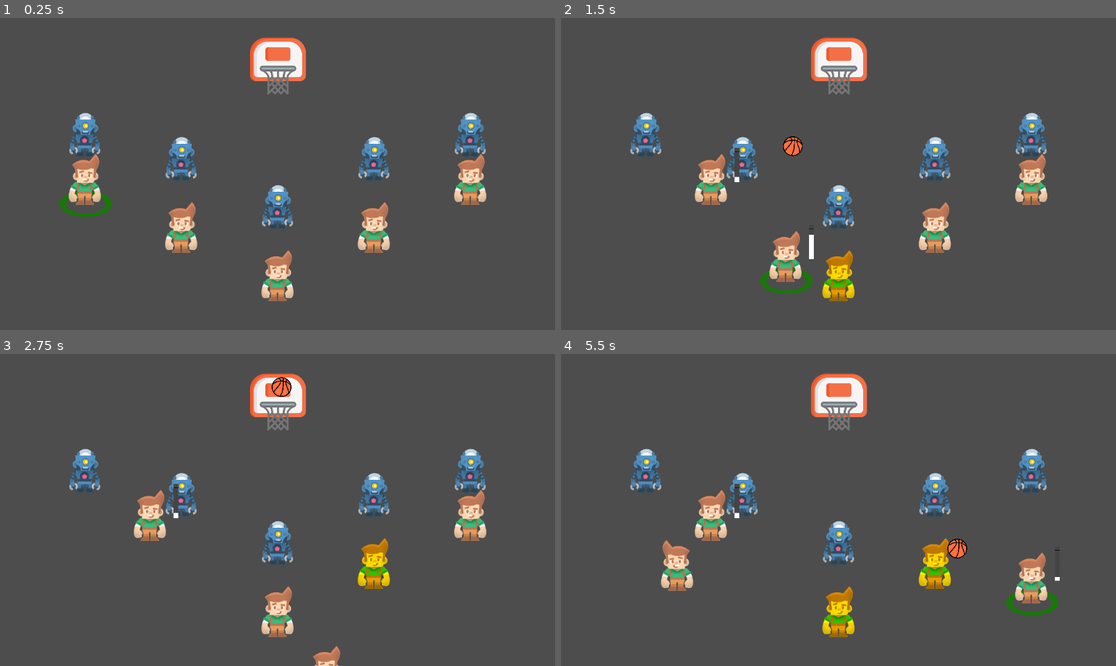
Above: before the commit, frames 1-4 (two rows, left to right).
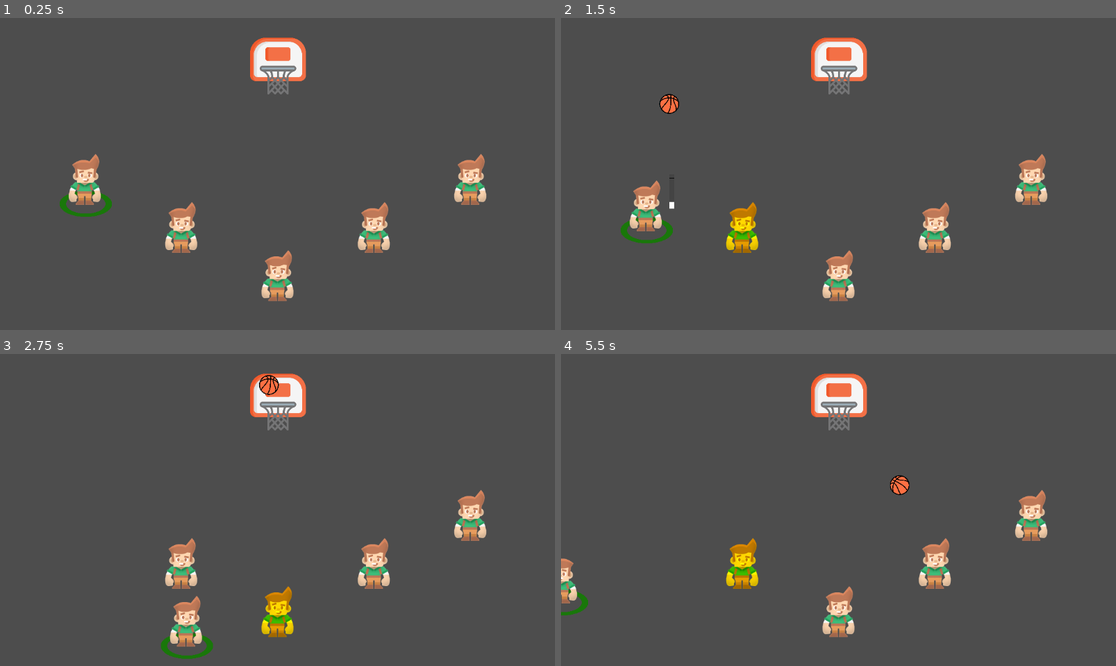
Above: after the commit, the same moments.

Repository: david8zhang/baller-quest-godot
Game: Godot game, scene res://scenes/Main.tscn
Two runs of this game, one before a commit and one after it. Both use one fixed random seed, a clock stepped at 60 frames per second and the inputs below.
Inputs:
- Up to frame 1 (0.25 s): no input
- Up to frame 2 (1.5 s): tap Enter at 0.5 s; hold Right (move_right) 0.53-1.28 s; hold F (shoot_ball) 0.53-1.28 s; tap Space (pass) at 0.6 s; hold Down (move_down) from 1.28 s (still down); tap F (shoot_ball) at 1.35 s
- Up to frame 3 (2.75 s): tap Space (pass) at 1.55, 2.1 s; release Down (move_down) at 2.03 s; hold Right (move_right) from 2.03 s (still down); hold F (shoot_ball) from 2.03 s (still down)
- Up to frame 4 (5.5 s): release Right (move_right) at 2.78 s; release F (shoot_ball) at 2.78 s; hold Up (move_up) 2.78-3.53 s; tap F (shoot_ball) at 2.85, 4.35 s; tap Space (pass) at 3.05, 3.6, 4.55, 5.1 s; hold F (shoot_ball) 3.53-4.28 s; hold Left (move_left) 3.53-5.03 s; hold Down (move_down) from 5.03 s (still down); hold F (shoot_ball) from 5.03 s (still down)

The runs differ from the first frame. In frame 1, 2.6% of the frame differs, in the area x 12-88%, y 30-68%; in frame 2, 6.8%; in frame 3, 6.5%; in frame 4, 8.2%, in the area x 0-90%, y 30-91%.

Commit message:
fix ball collision logic, finish migration of player behavior to state machine

Diff:
--- a/prefab/Ball.tscn
+++ b/prefab/Ball.tscn
@@ -7,14 +7,17 @@
 friction = 0.5
 bounce = 0.7
 
-[sub_resource type="CircleShape2D" id="CircleShape2D_yclt3"]
+[sub_resource type="CircleShape2D" id="CircleShape2D_sivpb"]
+radius = 20.025
+
+[sub_resource type="CircleShape2D" id="CircleShape2D_3dfsa"]
 radius = 20.0
 
-[sub_resource type="CircleShape2D" id="CircleShape2D_csasp"]
-radius = 21.0
+[sub_resource type="CircleShape2D" id="CircleShape2D_hka22"]
+radius = 20.025
 
 [node name="Ball" type="RigidBody2D"]
-collision_layer = 10
+collision_layer = 4
 collision_mask = 10
 mass = 0.01
 physics_material_override = SubResource("PhysicsMaterial_kua0q")
@@ -27,26 +30,24 @@
 scale = Vector2(0.08, 0.08)
 texture = ExtResource("1_1fnjy")
 
-[node name="Collider" type="CollisionShape2D" parent="."]
-shape = SubResource("CircleShape2D_yclt3")
-disabled = true
-debug_color = Color(0, 0.6, 0.701961, 0.419608)
+[node name="CollisionShape2D" type="CollisionShape2D" parent="."]
+shape = SubResource("CircleShape2D_sivpb")
+debug_color = Color(0.870588, 0.34902, 0, 0.419608)
 
-[node name="MakeDetector" type="Area2D" parent="."]
-collision_layer = 2
-collision_mask = 2
+[node name="NetDetector" type="Area2D" parent="."]
+collision_layer = 16
+collision_mask = 16
+priority = 100
 
-[node name="CollisionShape2D" type="CollisionShape2D" parent="MakeDetector"]
-position = Vector2(-1, 0)
-shape = SubResource("CircleShape2D_yclt3")
+[node name="CollisionShape2D" type="CollisionShape2D" parent="NetDetector"]
+shape = SubResource("CircleShape2D_3dfsa")
+debug_color = Color(0.968627, 0, 0.462745, 0.419608)
 
 [node name="PlayerDetector" type="Area2D" parent="."]
-collision_layer = 4
-collision_mask = 4
 
 [node name="CollisionShape2D" type="CollisionShape2D" parent="PlayerDetector"]
-shape = SubResource("CircleShape2D_csasp")
+shape = SubResource("CircleShape2D_hka22")
+debug_color = Color(0, 0.65098, 0.152941, 0.419608)
 
-[connection signal="body_entered" from="." to="." method="_on_body_entered"]
-[connection signal="body_entered" from="MakeDetector" to="." method="_on_make_detector_body_entered"]
+[connection signal="area_entered" from="NetDetector" to="." method="_on_net_detector_area_entered"]
 [connection signal="body_entered" from="PlayerDetector" to="." method="_on_player_detector_body_entered"]
--- a/prefab/Hoop.tscn
+++ b/prefab/Hoop.tscn
@@ -7,8 +7,8 @@
 [sub_resource type="RectangleShape2D" id="RectangleShape2D_w45wc"]
 size = Vector2(76, 12)
 
-[sub_resource type="RectangleShape2D" id="RectangleShape2D_8uert"]
-size = Vector2(46, 4)
+[sub_resource type="RectangleShape2D" id="RectangleShape2D_v8qat"]
+size = Vector2(44, 20)
 
 [node name="Hoop" type="StaticBody2D"]
 collision_layer = 2
@@ -27,16 +27,14 @@
 texture = ExtResource("3_2xbwd")
 
 [node name="RimCollider" type="CollisionShape2D" parent="."]
-position = Vector2(1, 8)
+position = Vector2(1, 6)
 shape = SubResource("RectangleShape2D_w45wc")
 
-[node name="NetCollider" type="StaticBody2D" parent="."]
-position = Vector2(1, 22)
-rotation = 3.14159
-collision_layer = 2
-collision_mask = 2
+[node name="NetCollisionArea" type="Area2D" parent="."]
+position = Vector2(1, 8)
+collision_layer = 16
+collision_mask = 16
 
-[node name="CollisionShape2D" type="CollisionShape2D" parent="NetCollider"]
-position = Vector2(-3.57628e-07, 4)
-shape = SubResource("RectangleShape2D_8uert")
-one_way_collision = true
+[node name="CollisionShape2D" type="CollisionShape2D" parent="NetCollisionArea"]
+position = Vector2(0, 14)
+shape = SubResource("RectangleShape2D_v8qat")
--- a/prefab/Player.tscn
+++ b/prefab/Player.tscn
@@ -1,18 +1,22 @@
-[gd_scene load_steps=8 format=3 uid="uid://din6tp3j6rrfm"]
+[gd_scene load_steps=12 format=3 uid="uid://din6tp3j6rrfm"]
 
 [ext_resource type="Script" path="res://scripts/Player.gd" id="1_qur1a"]
 [ext_resource type="PackedScene" uid="uid://dkmpdmo4w8tpt" path="res://prefab/Ball.tscn" id="2_pi8my"]
 [ext_resource type="Texture2D" uid="uid://dwne2fcrdtkcx" path="res://sprites/player.png" id="2_qrr0q"]
 [ext_resource type="PackedScene" uid="uid://n7coqxnadm1g" path="res://prefab/ShotMeter.tscn" id="3_enltj"]
 [ext_resource type="Texture2D" uid="uid://bc1nvo2dt4ao6" path="res://sprites/highlight.png" id="4_mjso6"]
+[ext_resource type="Script" path="res://scripts/fsm/IdleState.gd" id="6_1wvpm"]
+[ext_resource type="Script" path="res://scripts/fsm/StateMachine.gd" id="6_32c0f"]
+[ext_resource type="Script" path="res://scripts/fsm/ShootState.gd" id="6_gja4w"]
 [ext_resource type="Script" path="res://scripts/fsm/MoveState.gd" id="6_rdlcp"]
+[ext_resource type="Script" path="res://scripts/fsm/PassState.gd" id="6_ugi36"]
 
 [sub_resource type="CapsuleShape2D" id="CapsuleShape2D_8n74s"]
 radius = 30.0
 height = 112.0
 
 [node name="Player" type="RigidBody2D"]
-collision_layer = 4
+collision_mask = 0
 gravity_scale = 0.0
 script = ExtResource("1_qur1a")
 ball_scene = ExtResource("2_pi8my")
@@ -37,10 +41,17 @@
 texture = ExtResource("2_qrr0q")
 
 [node name="StateMachine" type="Node2D" parent="."]
+script = ExtResource("6_32c0f")
+initial_state = NodePath("IdleState")
 
-[node name="Pass" type="Node" parent="StateMachine"]
+[node name="PassState" type="Node" parent="StateMachine"]
+script = ExtResource("6_ugi36")
 
-[node name="Shoot" type="Node" parent="StateMachine"]
+[node name="ShootState" type="Node" parent="StateMachine"]
+script = ExtResource("6_gja4w")
 
-[node name="Move" type="Node" parent="StateMachine"]
+[node name="MoveState" type="Node" parent="StateMachine"]
 script = ExtResource("6_rdlcp")
+
+[node name="IdleState" type="Node" parent="StateMachine"]
+script = ExtResource("6_1wvpm")
--- a/scenes/Main.tscn
+++ b/scenes/Main.tscn
@@ -1,10 +1,8 @@
-[gd_scene load_steps=7 format=3 uid="uid://dsr0v11ggewrq"]
+[gd_scene load_steps=5 format=3 uid="uid://dsr0v11ggewrq"]
 
 [ext_resource type="PackedScene" uid="uid://din6tp3j6rrfm" path="res://prefab/Player.tscn" id="1_rkvvu"]
 [ext_resource type="Script" path="res://scripts/PlayerManager.gd" id="1_xoi36"]
 [ext_resource type="PackedScene" uid="uid://bp4p74n22uoph" path="res://prefab/Hoop.tscn" id="3_4jcto"]
-[ext_resource type="Script" path="res://scripts/CPUManager.gd" id="4_8ecna"]
-[ext_resource type="PackedScene" uid="uid://bxfoqfrn833gb" path="res://prefab/CPU.tscn" id="5_aej1m"]
 
 [sub_resource type="SegmentShape2D" id="SegmentShape2D_b25lt"]
 a = Vector2(-600, 2.08165e-12)
@@ -20,11 +18,6 @@
 script = ExtResource("1_xoi36")
 player_scene = ExtResource("1_rkvvu")
 
-[node name="CPUManager" type="Node2D" parent="."]
-y_sort_enabled = true
-script = ExtResource("4_8ecna")
-cpu_scene = ExtResource("5_aej1m")
-
 [node name="Hoop" parent="." instance=ExtResource("3_4jcto")]
 position = Vector2(2.08165e-12, -225)
 
--- a/scripts/Ball.gd
+++ b/scripts/Ball.gd
@@ -1,45 +1,34 @@
 class_name Ball
 extends RigidBody2D
 
-@onready var collider = $Collider
-@onready var floor_collider = $FloorCollider
-@onready var make_collider: CollisionShape2D = $MakeDetector/CollisionShape2D
-@onready var player_collider: CollisionShape2D = $PlayerDetector/CollisionShape2D
-@onready var player_detector: Area2D = $PlayerDetector
-
 var screen_size
+@onready var collider = $CollisionShape2D
+@onready var net_detector = $NetDetector/CollisionShape2D
+@onready var player_detector = $PlayerDetector/CollisionShape2D
 
 func _ready():
 	screen_size = get_viewport_rect().size
-	player_collider.disabled = true
 
 
-func enable_collision():
-	collider.set_deferred("disabled", false)
-	make_collider.set_deferred("disabled", true)
+func enable_collider():
+	set_collision_mask_value(2, true)
+	set_collision_mask_value(4, true)
 
 
-func disable_collision():
-	collider.set_deferred("disabled", true)
-	make_collider.set_deferred("disabled", false)
+func disable_collider():
+	set_collision_mask_value(2, false)
+	set_collision_mask_value(4, false)
 
 
-func _on_player_detector_body_entered(body):
-	var player = body as Player
-	player.handle_ball_collision(self)
+func disable_player_detector():
+	player_detector.set_deferred("disabled", true)
 
 
-# logic for when ball colliders with hoop on makes
-func _on_make_detector_body_entered(body: Node2D):
-	if body.name == "NetCollider":
-		# Slow down ball (to simulate colliding with the net)
-		linear_velocity.x = linear_velocity.x * 0.25
-		linear_velocity.y = linear_velocity.y * 0.75
-		enable_collision()
+func enable_player_detector():
+	player_detector.set_deferred("disabled", false)
 
 
 func _physics_process(delta):
-	z_index = 1000
 	screen_size = get_viewport_rect().size
 	var right_bound = screen_size.x / 2
 	var left_bound = -screen_size.x / 2
@@ -48,6 +37,11 @@
 		queue_free()
 
 
-func _on_body_entered(body):
-	if body.name == "Hoop":
-		player_collider.set_deferred("disabled", false)
+func _on_net_detector_area_entered(area):
+	linear_velocity.x = linear_velocity.x * 0.25
+	linear_velocity.y = linear_velocity.y * 0.75
+
+
+func _on_player_detector_body_entered(body):
+	var player = body as Player
+	player.handle_ball_collision(self)
--- a/scripts/Hoop.gd
+++ b/scripts/Hoop.gd
@@ -3,13 +3,5 @@
 
 @onready var net = $Net as Sprite2D
 
-func disable_rim_collider():
-	set_collision_mask_value(3, true)
-	set_collision_layer_value(3, true)
-
-func enable_rim_collider():
-	set_collision_mask_value(2, true)
-	set_collision_layer_value(2, true)
-
-func _process(delta):
+func _ready():
 	net.z_index = 2000
--- a/scripts/Player.gd
+++ b/scripts/Player.gd
@@ -11,6 +11,7 @@
 @onready var hoop: Hoop = get_node("/root/Main/Hoop") as Hoop
 @onready var shot_meter = $ShotMeter as ShotMeter
 @onready var highlight = $Highlight
+@onready var _state_machine: StateMachine = $StateMachine
 
 @export var ball_scene: PackedScene
 var can_gain_possession: bool = true
@@ -19,43 +20,9 @@
 	screen_size = get_viewport_rect().size
 	highlight.visible = false
 
-func _physics_process(delta):
-	if (player_manager.selected_player == self):
-		var velocity = Vector2.ZERO
-		if Input.is_action_pressed("move_right"):
-			velocity.x += 1
-		if Input.is_action_pressed("move_left"):
-			velocity.x -= 1
-		if Input.is_action_pressed("move_down"):
-			velocity.y += 1
-		if Input.is_action_pressed("move_up"):
-			velocity.y -= 1
-		if velocity.length() > 0:
-			velocity = velocity.normalized() * SPEED
-			update_pass_target(velocity)
-		global_position += velocity * delta
-		global_position.x = clamp(global_position.x, -screen_size.x / 2, screen_size.x / 2)
-		global_position.y = clamp(global_position.y, -screen_size.y / 2, screen_size.y / 2)
-		if velocity.x != 0:
-			$Sprite2D.flip_h = velocity.x < 0
-
-		if Input.is_action_pressed("shoot_ball"):
-			if has_ball:
-				shot_meter.fill(2, 0.9)
-				shot_meter.visible = true
 
 func is_selected():
 	return player_manager.selected_player == self
-
-func _unhandled_input(event):
-	if player_manager.selected_player == self and has_ball:
-		if Input.is_action_just_released("shoot_ball"):
-			shot_meter.display_feedback()
-			var shot_result = shot_meter.get_shot_result()
-			shoot_ball(shot_result)
-		if Input.is_action_just_pressed("pass"):
-			if pass_target != null:
-				pass_ball()
 
 
 func update_pass_target(velocity: Vector2):
@@ -72,6 +39,15 @@
 				closest_player = player
 	closest_player.show_pass_cursor()
 	pass_target = closest_player
+
+
+func handle_input(input: InputEvent):
+	if is_selected() and has_ball:
+		if Input.is_action_pressed("shoot_ball"):
+			_state_machine.transition_to("ShootState", {})
+		if Input.is_action_just_pressed("pass"):
+			if pass_target != null:
+				_state_machine.transition_to("PassState", {})
 
 
 func enable_pass_receipt():
@@ -98,6 +74,7 @@
 
 func on_completed_pass():
 	can_gain_possession = true
+	_state_machine.transition_to("IdleState", {})
 
 
 func handle_ball_collision(ball: Ball):
@@ -107,6 +84,7 @@
 		player_manager.switch_to_player(self)
 		has_ball = true
 		ball.queue_free()
+		_state_machine.transition_to("IdleState", {})
 
 
 func shoot_ball(shot_result: ShotMeter.SHOT_RESULT):
@@ -114,16 +92,14 @@
 	var ball = ball_scene.instantiate() as Ball
 	ball.global_position = self.global_position
 	add_sibling(ball)
-	can_gain_possession = true
+	ball.disable_player_detector()
 	if shot_result == ShotMeter.SHOT_RESULT.MAKE:
 		print("MAKE!")
-		ball.disable_collision()
-		hoop.disable_rim_collider()
+		ball.disable_collider()
 		create_arc(ball, Vector2(hoop.position.x, hoop.position.y - 10), 1.5)
 	else:
 		print("MISS!")
-		ball.enable_collision()
-		hoop.enable_rim_collider()
+		ball.enable_collider()
 		var x_target_miss_left = randi_range(hoop.global_position.x - 15, hoop.global_position.x - 10)
 		var x_target_miss_right = randi_range(hoop.global_position.x + 10, hoop.global_position.x + 15)
 		var x_target = x_target_miss_left if randi_range(0, 1) == 0 else x_target_miss_right
@@ -137,6 +113,7 @@
 	var callable = Callable(self, "reset_shot_meter").bind(timer)
 	timer.connect("timeout", callable)
 	add_child(timer)
+	_state_machine.transition_to("IdleState", {})
 
 
 func reset_shot_meter(timer: Timer):
@@ -146,23 +123,39 @@
 
 
 func create_arc(ball: RigidBody2D, dest_position: Vector2, duration_sec: float):
+	ball.z_index = 3000
 	var velocity_x = (dest_position.x - ball.global_position.x) / duration_sec
 	var velocity_y = (dest_position.y - ball.global_position.y - 490 * pow(duration_sec, 2)) / duration_sec
 	ball.linear_velocity = Vector2(velocity_x, velocity_y)
 
-	var timer := Timer.new()
-	timer.wait_time = 1.0
-	timer.autostart = true
-	timer.one_shot = true
-	var callable = Callable(self, "enable_collision").bind(ball, timer)
-	timer.connect("timeout", callable)
-	add_child(timer)
+	# Do stuff when ball has reached peak of its arc
+	var arc_halfway_timer = Timer.new()
+	arc_halfway_timer.wait_time = duration_sec / 2
+	arc_halfway_timer.one_shot = true
+	arc_halfway_timer.autostart = true
+	var ball_reached_apex_cb = Callable(self, "on_ball_reached_apex").bind(ball)
+	arc_halfway_timer.connect("timeout", ball_reached_apex_cb)
+	add_child(arc_halfway_timer)
+
+	# Set a timer to re-enable ball collider if it was disabled
+	var on_arc_complete_timer = Timer.new()
+	on_arc_complete_timer.wait_time = duration_sec + 0.25
+	on_arc_complete_timer.one_shot = true
+	on_arc_complete_timer.autostart = true
+	var ball_arc_complete_cb = Callable(self, "on_ball_arc_complete").bind(ball, on_arc_complete_timer)
+	on_arc_complete_timer.connect("timeout", ball_arc_complete_cb)
+	add_child(on_arc_complete_timer)
 
 
-func enable_floor(ball: Ball, timer: Timer):
-	print("enable collision!")
-	ball.enable_collision()
+func on_ball_arc_complete(ball: Ball, timer: Timer):
+	can_gain_possession = true
+	ball.enable_collider()
+	ball.enable_player_detector()
 	timer.queue_free()
+
+
+func on_ball_reached_apex(ball: Ball):
+	ball.z_index = 1000
 
 
 func select():
--- a/scripts/fsm/IdleState.gd
+++ b/scripts/fsm/IdleState.gd
@@ -1,10 +1,18 @@
+class_name IdleState
 extends State
 
-# Called when the node enters the scene tree for the first time.
-func _ready():
-	pass # Replace with function body.
+func update(_delta: float) -> void:
+	var player = entity as Player
+	var player_manager = player.player_manager
+	if player.is_selected():
+		var right_pressed = Input.is_action_pressed("move_right")
+		var left_pressed = Input.is_action_pressed("move_left")
+		var down_pressed = Input.is_action_pressed("move_down")
+		var up_pressed = Input.is_action_pressed("move_up")
+		if right_pressed or left_pressed or down_pressed or up_pressed:
+			state_machine.transition_to("MoveState", {})
 
 
-# Called every frame. 'delta' is the elapsed time since the previous frame.
-func _process(delta):
-	pass
+func handle_input(input: InputEvent) -> void:
+	var player = entity as Player
+	player.handle_input(input)
--- a/scripts/fsm/MoveState.gd
+++ b/scripts/fsm/MoveState.gd
@@ -4,42 +4,35 @@
 var screen_size
 
 # Called when the node enters the scene tree for the first time.
-func update(_delta: float) -> void:
+func physics_update(_delta: float) -> void:
 	var player = entity as Player
-	var player_manager = player.player_manager
-	if (player.is_selected()):
-		var velocity = Vector2.ZERO
-		if Input.is_action_pressed("move_right"):
-			velocity.x += 1
-		if Input.is_action_pressed("move_left"):
-			velocity.x -= 1
-		if Input.is_action_pressed("move_down"):
-			velocity.y += 1
-		if Input.is_action_pressed("move_up"):
-			velocity.y -= 1
-		if velocity.length() > 0:
-			player.velocity = velocity.normalized() * SPEED
-			player.update_pass_target(velocity)
-		player.global_position += velocity * _delta
-		player.global_position.x = clamp(player.global_position.x, -screen_size.x / 2, screen_size.x / 2)
-		player.global_position.y = clamp(player.global_position.y, -screen_size.y / 2, screen_size.y / 2)
-		if velocity.x != 0:
-			$Sprite2D.flip_h = velocity.x < 0
+	var velocity = Vector2.ZERO
+	if Input.is_action_pressed("move_right"):
+		velocity.x += 1
+	if Input.is_action_pressed("move_left"):
+		velocity.x -= 1
+	if Input.is_action_pressed("move_down"):
+		velocity.y += 1
+	if Input.is_action_pressed("move_up"):
+		velocity.y -= 1
+	if velocity.length() > 0:
+		velocity = velocity.normalized() * SPEED
+		player.update_pass_target(velocity)
+	player.global_position += velocity * _delta
+	player.global_position.x = clamp(player.global_position.x, -screen_size.x / 2, screen_size.x / 2)
+	player.global_position.y = clamp(player.global_position.y, -screen_size.y / 2, screen_size.y / 2)
+	if velocity.x != 0:
+		sprite.flip_h = velocity.x < 0
+
+	if player.linear_velocity.x == 0 and player.linear_velocity.y == 0:
+		state_machine.transition_to("IdleState", {})
 
 
 func handle_input(input: InputEvent) -> void:
 	var player = entity as Player
-	if Input.is_action_pressed("shoot_ball"):
-		if player.has_ball:
-			player.shot_meter.fill(2, 0.9)
-			player.shot_meter.visible = true
+	player.handle_input(input)
 
 
 func enter(msg:={}) -> void:
 	var player = entity as Player
 	screen_size = player.get_viewport_rect().size
-
-
-# Called every frame. 'delta' is the elapsed time since the previous frame.
-func _process(delta):
-	pass
--- /dev/null
+++ b/scripts/fsm/PassState.gd
@@ -0,0 +1,6 @@
+class_name PassState
+extends State
+
+func enter(msg := {}) -> void:
+	var player = entity as Player
+	player.pass_ball()
--- /dev/null
+++ b/scripts/fsm/ShootState.gd
@@ -0,0 +1,15 @@
+class_name ShootState
+extends State
+
+func physics_update(_delta: float) -> void:
+	var player = entity as Player
+	player.shot_meter.fill(2, 0.9)
+	player.shot_meter.visible = true
+
+
+func handle_input(input: InputEvent) -> void:
+	var player = entity as Player
+	if Input.is_action_just_released("shoot_ball"):
+		player.shot_meter.display_feedback()
+		var shot_result = player.shot_meter.get_shot_result()
+		player.shoot_ball(shot_result)
Not shown: 1 places in prefab/Ball.tscn that only renumber resources
